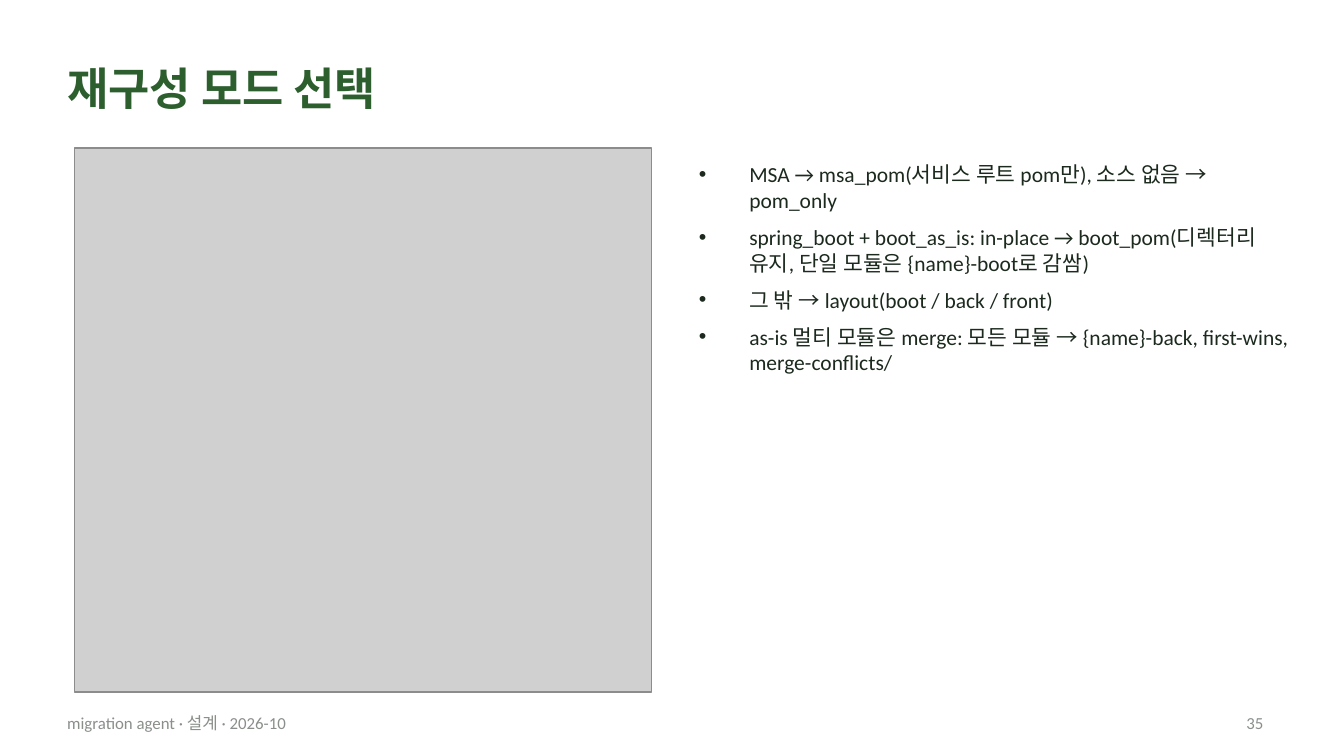
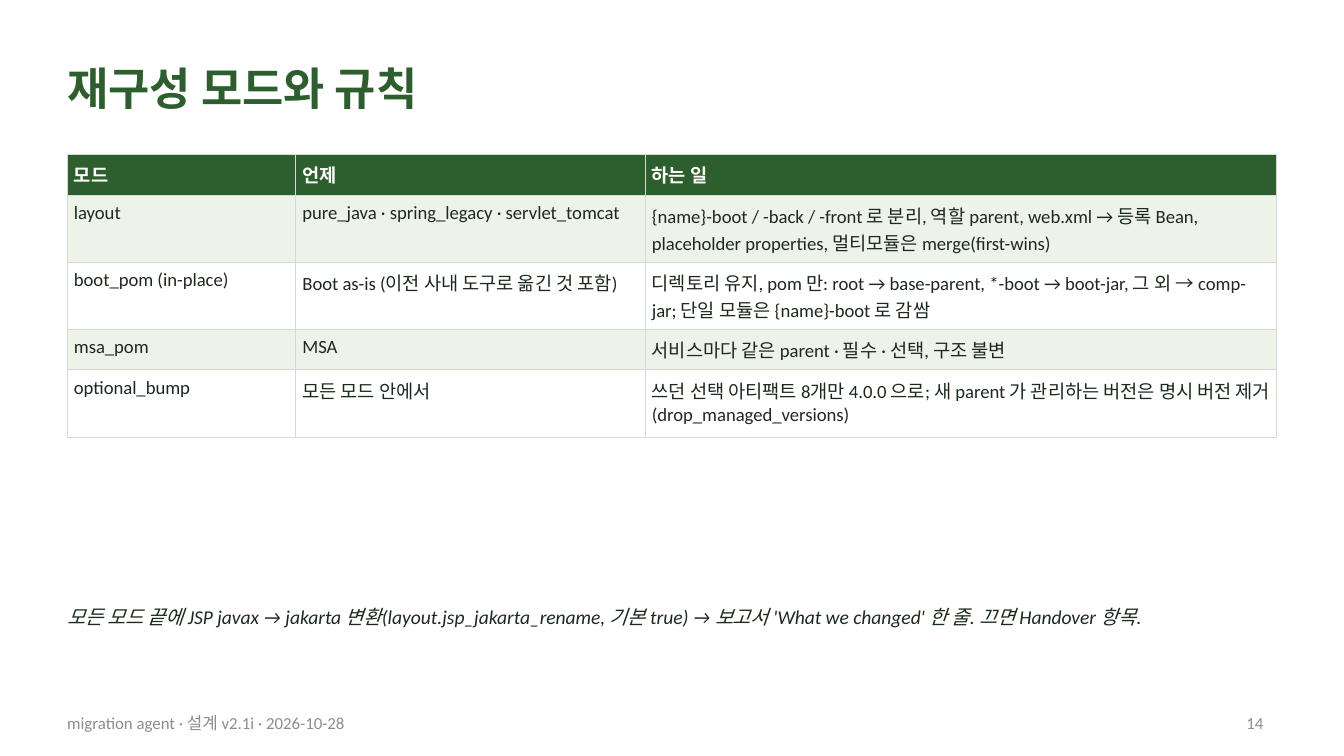
Before and after one commit to acandiatale/tutu, a slide deck: slide 14 of docs/migration-agent/migration-agent.pptx (slide 35 before the commit). Drawn at 1344x756 pixels with LibreOffice and Linux fonts; fonts in the diff are those of the drawing; grey boxes stand for pictures. Boxes give left, top, right and bottom in pixels: in the first picture for what was removed or moved away, otherwise in the second. Text is boxed around its words. In the diff, an @@ line names an element or a change of style, - is before the commit and + after.

```diff
--- a/docs/migration-agent/migration-agent.pptx
+++ b/docs/migration-agent/migration-agent.pptx
@@ title at bbox=[67, 67, 417, 109]: text changed @@
-재구성 모드 선택
+재구성 모드와 규칙
@@ picture removed at bbox=[74, 148, 650, 692] @@
@@ table added at bbox=[67, 155, 1277, 428], 5 rows, 3 columns @@
+모드 | 언제 | 하는 일
+layout | pure_java · spring_legacy · servlet_tomcat | {name}-boot / -back / -front 로 분리, 역할 parent, web.xml → 등록 Bean, placeholder properties, 멀티모듈은 merge(first-wins)
+boot_pom (in-place) | Boot as-is (이전 사내 도구로 옮긴 것 포함) | 디렉토리 유지, pom 만: root → base-parent, *-boot → boot-jar, 그 외 → comp-jar; 단일 모듈은 {name}-boot 로 감쌈
+msa_pom | MSA | 서비스마다 같은 parent · 필수 · 선택, 구조 불변
+optional_bump | 모든 모드 안에서 | 쓰던 선택 아티팩트 8개만 4.0.0 으로; 새 parent 가 관리하는 버전은 명시 버전 제거(drop_managed_versions)
@@ text removed at bbox=[749, 164, 1288, 374] @@
-• MSA → msa_pom(서비스 루트 pom만), 소스 없음 → pom_only
-• spring_boot + boot_as_is: in-place → boot_pom(디렉터리 유지, 단일 모듈은 {name}-boot로 감쌈)
-• 그 밖 → layout(boot / back / front)
-• as-is 멀티 모듈은 merge: 모든 모듈 → {name}-back, first-wins, merge-conflicts/
@@ text added at bbox=[67, 607, 1137, 628], 10.5 pt, text #1C2A1E, italic @@
+모든 모드 끝에 JSP javax → jakarta 변환(layout.jsp_jakarta_rename, 기본 true) → 보고서 'What we changed' 한 줄. 끄면 Handover 항목.
@@ text at bbox=[67, 715, 344, 732]: text changed @@
-migration agent · 설계 · 2026-10
+migration agent · 설계 v2.1i · 2026-10-28
@@ page number at bbox=[1246, 718, 1263, 729]: text changed @@
-35
+14
```
Also in this commit, not shown: 9 other slides changed, 27 slides added, 35 slides removed, 31 other files.
